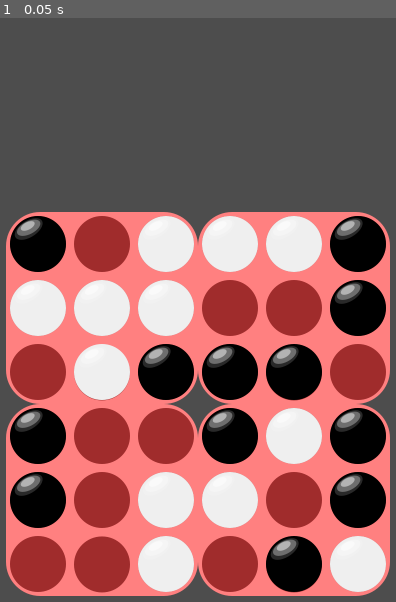
Above: before the commit, frame 1.
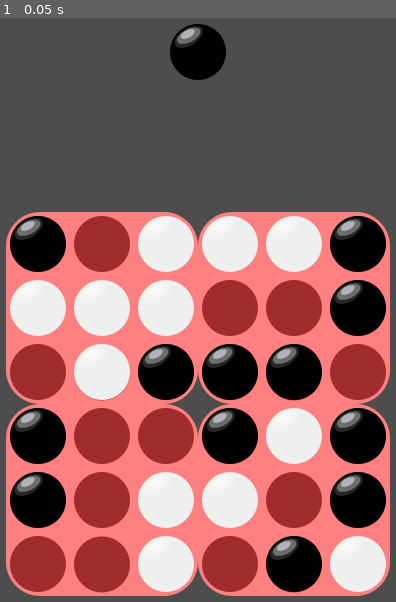
Above: after the commit, the same moment.

Repository: jokw1228/Finish_The_Game
Game: Godot game, scene res://scenes/game_pentago/ftg_pentago.tscn
Same seed, same stepped clock (60 frames per second), same inputs: the game is played once before the commit and once after it.
Inputs:
- Up to frame 1 (0.05 s): no input

The runs differ from the first frame. In frame 1, 1.1% of the frame differs, in the area x 42-58%, y 1-11%.

Commit message:
FTGPentago 반복 플레이 가능하게 수정

Diff:
--- a/finish-the-game/scenes/game_pentago/ftg_pentago.gd
+++ b/finish-the-game/scenes/game_pentago/ftg_pentago.gd
@@ -1,11 +1,14 @@
 extends Node2D
 class_name FTGPentago
+
+@export var PentagoBoard_node: PentagoBoard
 
 var board_size: int = 2
 var subboard_size: int = 3
 var N: int = 6 # board_size * subboard_size
 
 signal set_ftg_board(board: Array)
+signal start_ftg(color_to_put: int)
 
 func _ready() -> void:
 	generate_board()
@@ -26,6 +29,7 @@
 	# 1) next_player(1 or 2) 정하기
 	# 1: black, 2: white
 	var next_player: int = rng.randi_range(1, 2)
+	add_child(PentagoStoneCreator.create(Vector2(540,256), next_player))
 
 	# 2) board 초기화
 	# board
@@ -112,7 +116,9 @@
 				zero_indexes.append(Vector2(x, y))
 
 	# next player's stone count = 5 + k - 1
-	var k: int = rng.randi_range(1, 10)
+	const add_min = 1
+	const add_max = 10
+	var k: int = rng.randi_range(add_min, add_max)
 	for i in range(k):
 		var random_index: int = rng.randi_range(0, zero_indexes.size()-1)
 		var selected: Vector2 = zero_indexes[random_index]
@@ -135,6 +141,10 @@
 		if for_loop_found == true:
 			break
 
-	print(board)
-	print(next_player)
 	set_ftg_board.emit(board)
+	start_ftg.emit(next_player)
+
+	await PentagoBoard_node.player_action_finished
+
+	await get_tree().create_timer(2).timeout
+	get_tree().reload_current_scene()
--- a/finish-the-game/scenes/game_pentago/ftg_pentago.tscn
+++ b/finish-the-game/scenes/game_pentago/ftg_pentago.tscn
@@ -3,10 +3,12 @@
 [ext_resource type="Script" path="res://scenes/game_pentago/ftg_pentago.gd" id="1_4kv45"]
 [ext_resource type="PackedScene" uid="uid://4f4fdpxipnid" path="res://scenes/game_pentago/pentago_board.tscn" id="2_v7w8g"]
 
-[node name="FTGPentago" type="Node2D"]
+[node name="FTGPentago" type="Node2D" node_paths=PackedStringArray("PentagoBoard_node")]
 script = ExtResource("1_4kv45")
+PentagoBoard_node = NodePath("PentagoBoard")
 
 [node name="PentagoBoard" parent="." instance=ExtResource("2_v7w8g")]
 position = Vector2(540, 960)
 
 [connection signal="set_ftg_board" from="." to="PentagoBoard" method="set_ftg_board"]
+[connection signal="start_ftg" from="." to="PentagoBoard" method="wait_put_stone"]
--- a/finish-the-game/scenes/game_pentago/pentago_board.gd
+++ b/finish-the-game/scenes/game_pentago/pentago_board.gd
@@ -33,6 +33,7 @@
 		for x: int in range(board_size*subboard_size):
 			subboards[y/subboard_size][x/subboard_size].put_stone\
 			(Vector2(x%subboard_size, y%subboard_size), board[y][x])
+
 
 func wait_put_stone(color_to_put: int = 1):
 	# waiting for a mouse left click
